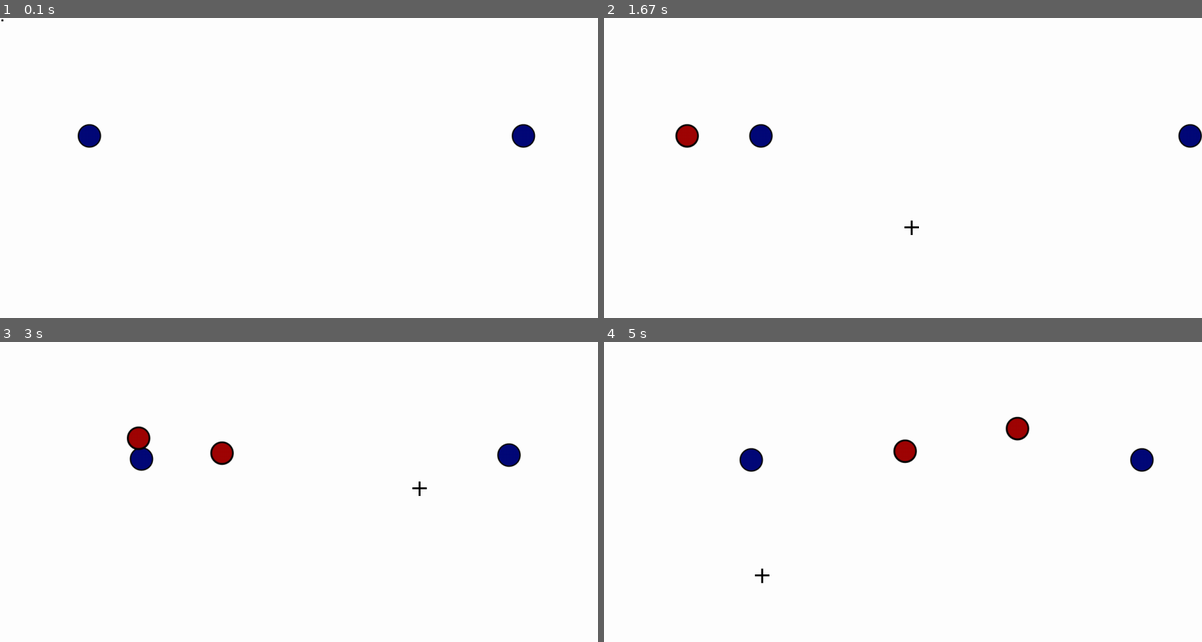
Above: before the commit, frames 1-4 (two rows, left to right).
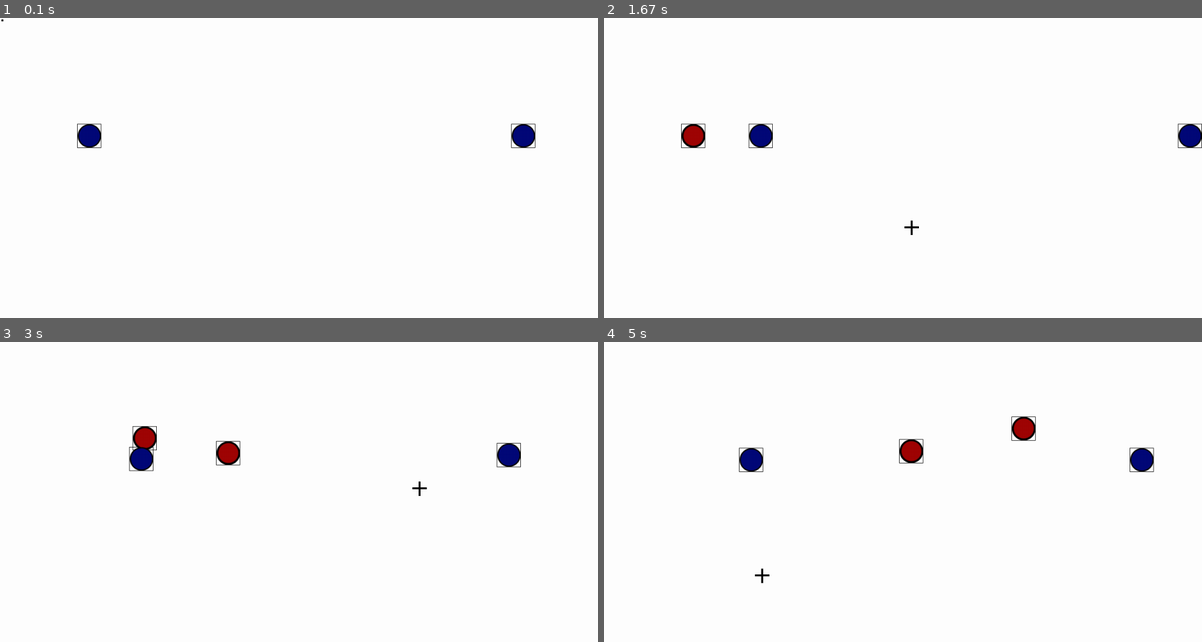
Above: after the commit, the same moments.

Repository: fanagiannis/DECK-COMMANDER
Game: pygame game, started from Game.py
The game is run twice, just before and just after one commit, with the same random seed, the same clock (stepped at 60 frames per second) and the same inputs.
Inputs (mouse positions are in pixels of both pictures, inside the frame that each line leads up to):
- Up to frame 1 (0.1 s): no input
- Up to frame 2 (1.67 s): tap Space at 0.33 s; hold Right Shift 0.67-1.13 s; hold Right 0.67-1.13 s; hold D 0.67-1.13 s; move the mouse to (962, 267) at 0.7 s; press the mouse at (747, 63) at 1.2 s; move the mouse to (831, 69) at 1.3 s; release the mouse at (914, 75) at 1.43 s; right-click (908, 228) at 1.55 s
- Up to frame 3 (3 s): hold Up 1.83-2.13 s; hold W 1.83-2.13 s; tap Space at 1.9, 2.23, 2.53, 2.8 s; click (299, 558) at 1.92 s; tap Right Shift at 1.98 s; hold Left 2.17-2.7 s; hold A 2.17-2.7 s; click (454, 570) at 2.25 s; hold Down from 2.73 s (still down); hold S from 2.73 s (still down); click (418, 489) at 2.82 s
- Up to frame 4 (5 s): release Down at 3.03 s; release S at 3.03 s; hold Left 3.07-3.47 s; hold A 3.07-3.47 s; tap Space at 3.13, 3.43, 3.57, 3.97, 4.27, 4.63 s; click (1088, 507) at 3.15 s; tap Right Shift at 3.22, 4.72 s; hold Up 3.5-3.87 s; hold W 3.5-3.87 s; click (1028, 453) at 3.58 s; hold Right 3.9-4.53 s; hold D 3.9-4.53 s; click (729, 447) at 3.98 s; hold Down 4.57-4.93 s; hold S 4.57-4.93 s; click (759, 576) at 4.65 s; hold Left from 4.97 s (still down); hold A from 4.97 s (still down)

The runs differ from the first frame. In frame 1, 0.1% of the frame differs, in the area x 12-90%, y 35-44%; in frame 2, 0.4%; in frame 3, 0.6%; in frame 4, 0.6%, in the area x 22-92%, y 24-44%.

Commit message:
0.4.4 game over

Diff:
--- a/Game.py
+++ b/Game.py
@@ -42,6 +42,8 @@
 
 def game_init():
 
+    global game_over
+    game_over=False
 
     #PATHS
 
@@ -126,6 +128,22 @@
 def set_players(Player):
     Player.player_count()
 
+def check_game_over():
+    if P.hitbox == bullet2.hitbox:
+        message("P2 wins!",color_black,220,150)
+        P.stop()
+        P2.stop()
+        bullet.stop()
+        bullet2.stop()
+        return True
+    elif P2.hitbox == bullet.hitbox:
+        message("P1 wins!",color_black,220,150)
+        P.stop()
+        P2.stop()
+        bullet.stop()
+        bullet2.stop()
+        return True
+
 
 
 
@@ -138,17 +156,38 @@
         super().__init__()
         self.image = pygame.image.load(sprite_enemy)
         self.rect=self.image.get_rect()
-        self.rect.center=(posx,posy)
+        self.sizex=self.image.get_width()
+        self.sizey=self.image.get_height()
+        #self.rect.center=(posx,posy)
         self.x=posx
         self.y=posy
         self.width=width
         self.height=height
         self.speed=speed
         self.fired=False
-
-    def fire(self):
-        if self.fired:
-            display_window.blit(self.image,(self.x,self.y))
+        self.hitbox=(self.x ,self.y,self.sizex,self.sizey)
+
+    def fire(self,x,y,Player):
+        #self.x=x
+        #self.y=y
+
+        print("BOOM")
+        if Player.name=="Player":
+            self.x -= self.speed
+        else:
+            self.x += self.speed
+        print(self.x)
+        self.hitbox=(self.x,self.y,self.sizex,self.sizey)
+        pygame.draw.rect(display_window,color_black,self.hitbox,1)
+        display_window.blit(self.image,(self.x,self.y))
+        if self.x > display_width:
+            self.fired=False
+
+    def stop(self):
+        self.speed=0
+
+    def spawn(self,surface):
+        surface.blit(self.image,(self.x,self.y))
 
 #AIM
 
@@ -216,7 +255,7 @@
         self.maxspeed=10
         self.stamina=100
         self.Fire=False
-        self.hitbox=pygame.draw.rect(display_window,color_black,self.rect)
+        self.hitbox=(self.x ,self.y,self.sizex,self.sizey)
 
     #PLAYER_MOVEMENT
 
@@ -253,6 +292,8 @@
             if self.x > 0:
                 if pressed_keys[K_LEFT]:
                     self.x-=self.speed
+        self.hitbox=(self.x ,self.y,self.sizex,self.sizey)
+        pygame.draw.rect(display_window,color_black,self.hitbox,1) #last option thickness
 
     def shoot(self):
        mouse_pos=find_mouse_pos()
@@ -283,25 +324,6 @@
             Players.append(self.name)
         print(Players)
 
-    def check_collision_Object(self,rect):
-        if abs(rect.top - self.rect.bottom) < 10:
-            self.stop()
-            P2.stop()
-            return True
-        if abs(rect.bottom - self.rect.top) < 10:
-            self.stop()
-            P2.stop()
-            return True
-        if abs(rect.right - self.rect.left) < 10:
-            self.stop()
-            P2.stop()
-            return True
-        if abs(rect.left - self.rect.right) < 10:
-            self.stop()
-            P2.stop()
-            return True
-
-
     def spawn(self,surface):
         surface.blit(self.image,(self.x,self.y))
 
@@ -312,39 +334,44 @@
 #BACKGROUND
 
     display_window.fill(color_white)
-
-    for event in pygame.event.get():
-        if event.type==QUIT or pygame.key.get_pressed()==[K_ESCAPE]:
-            pygame.quit()
-            sys.exit(0)
-        if event.type==pygame.KEYDOWN:
-            if event.key == pygame.K_SPACE:
-                x,y=P.find_pos()
-                #Bullet=Projectile(x,y)
-                #Bullet.fire(display_window,x,y)
-                bullet.fired=True
-                bullet.x=x - bullet.width/2
-                bullet.y=y
-            if Multiplayer:
-                if event.key == pygame.K_RSHIFT:
-                    x2,y2=P2.find_pos()
+    if game_over:
+        print ("Game over!")
+    else:
+
+        for event in pygame.event.get():
+            if event.type==QUIT or pygame.key.get_pressed()==[K_ESCAPE]:
+                pygame.quit()
+                sys.exit(0)
+            if event.type==pygame.KEYDOWN:
+                if event.key == pygame.K_SPACE:
+                    x,y=P.find_pos()
+                    bullet.x=x
+                    bullet.y=y
                     #Bullet=Projectile(x,y)
                     #Bullet.fire(display_window,x,y)
-                    bullet2.fired=True
-                    bullet2.x=x2 - bullet2.width/2
-                    bullet2.y=y2
-                    pygame.time.set_timer(pygame.K_RSHIFT,2000)
-
-        if event.type==pygame.MOUSEBUTTONUP:
-             if event.button == 1: #RIGHT KEY
-                P.shoot()
-        if event.type==pygame.MOUSEMOTION:
-            find_mouse_pos()
-            HUD_AIM.move()
-        if event.type==MOUSEBUTTONDOWN:
-            if event.button == 3: #RIGHT KEY
-                print("Right")
-                HUD_AIM.aiming(display_window,P)
+                    bullet.fired=True
+
+                if Multiplayer:
+                    if event.key == pygame.K_RSHIFT:
+                        x2,y2=P2.find_pos()
+                        bullet2.x=x2
+                        bullet2.y=y2
+                        #Bullet=Projectile(x,y)
+                        #Bullet.fire(display_window,x,y)
+                        bullet2.fired=True
+                        #bullet2.x=x2 - bullet2.width/2
+                        #bullet2.y=y2
+
+            if event.type==pygame.MOUSEBUTTONUP:
+                if event.button == 1: #RIGHT KEY
+                    P.shoot()
+            if event.type==pygame.MOUSEMOTION:
+                find_mouse_pos()
+                HUD_AIM.move()
+            if event.type==MOUSEBUTTONDOWN:
+                if event.button == 3: #RIGHT KEY
+                    print("Right")
+                    HUD_AIM.aiming(display_window,P)
 
     #INITIALIZE
 
@@ -353,17 +380,24 @@
     if Multiplayer:
         P2.movement()
     if bullet.fired:
-        bullet.x+=bullet.speed
-        P.shoot()
+
+
+        bullet.fire(x,y,P)
+        bullet.spawn(display_window)
+        #bullet.x+=bullet.speed
+        #P.shoot()
     if bullet2.fired:
-        bullet2.x-=bullet.speed
+       # x,y=P.find_pos()
+        bullet2.fire(x2,y2,P2)
+        bullet2.spawn(display_window)
+        #bullet2.x-=bullet.speed
 
     #GAME OVER
 
-    #if Multiplayer:
-        #if pygame.sprite.collide_rect(P,bullet2):
-        #    message("GAME OVER ! ",color_black,220,150)
-        #    P.stop(),P2.stop()
+    if Multiplayer:
+        game_over=check_game_over()
+
+            #P.stop()
         #    #print ("hit")
 
     #SPAWN
@@ -374,9 +408,13 @@
         P2.spawn(display_window)
 
     HUD_AIM.spawn(display_window)
-    bullet.fire()
+    #if bullet.fired:
+        #bullet.spawn(display_window)
+    #if bullet2.fired:
+        #bullet2.spawn(display_window)
+    #bullet.spawn(display_window)
     #if Multiplayer:
-    bullet2.fire()
+    #bullet2.spawn(display_window)
 
     pygame.display.update()
     game_fps.tick(FPS)
